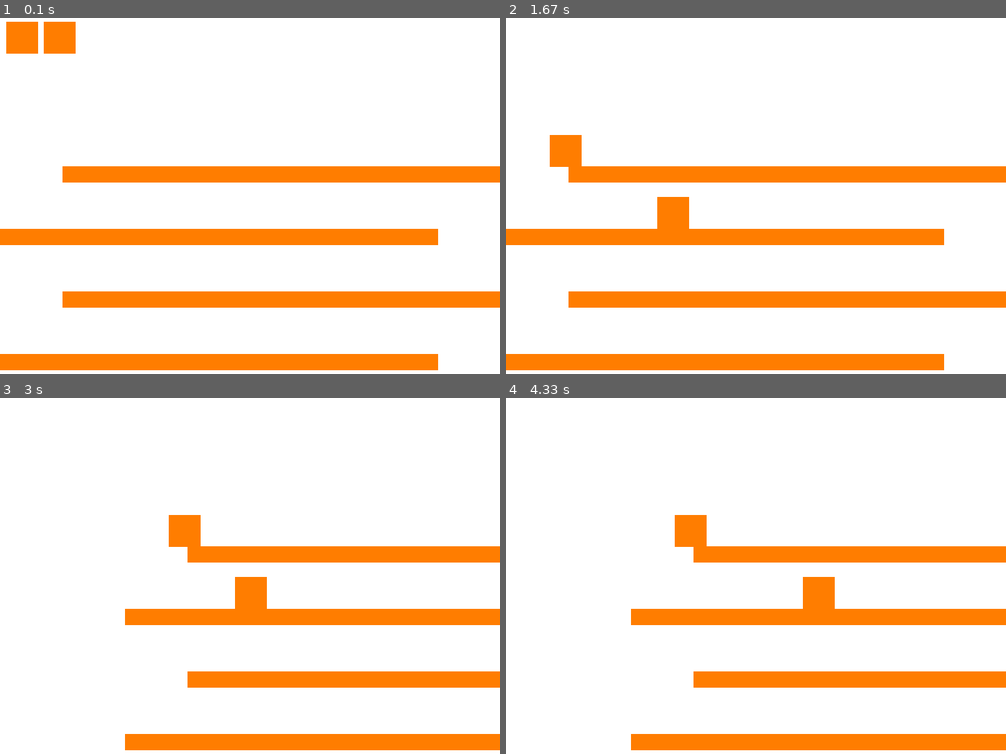
Above: before the commit, frames 1-4 (two rows, left to right).
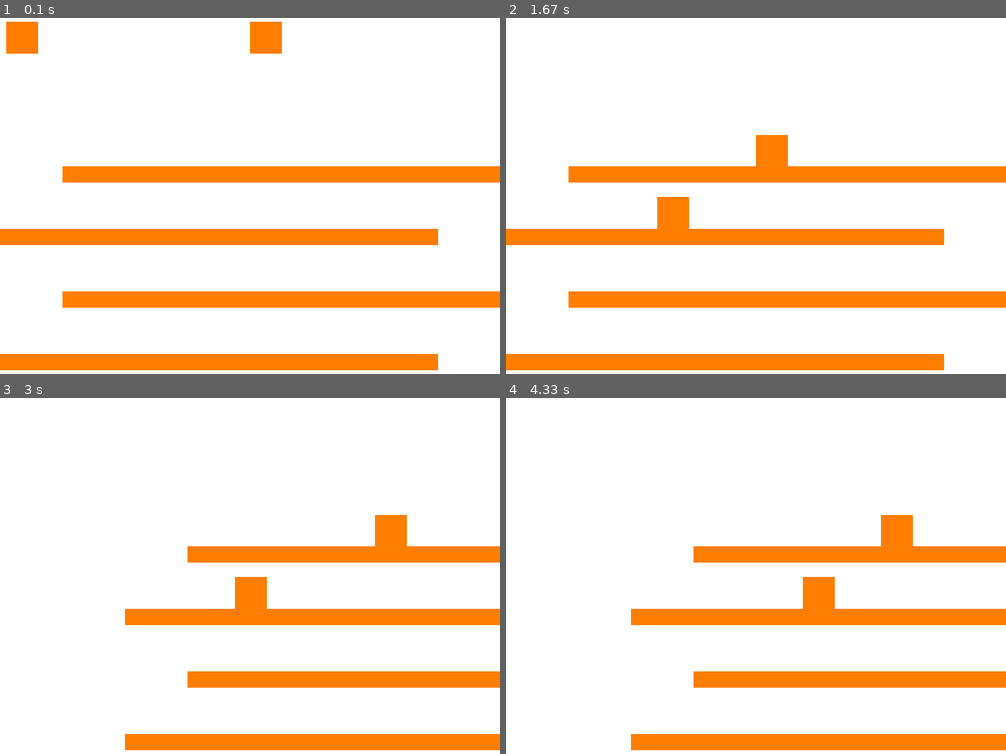
Above: after the commit, the same moments.

Repository: NeoZett-School/Python-Rectangle
Game: pygame game, started from scroll_test.py
Two runs of this game, one before a commit and one after it. Both use one fixed random seed, a clock stepped at 60 frames per second and the inputs below.
Inputs:
- Up to frame 1 (0.1 s): no input
- Up to frame 2 (1.67 s): hold D 0.33-0.8 s; hold D 0.83-1.3 s; hold A from 1.33 s (still down)
- Up to frame 3 (3 s): release A at 1.87 s; hold A 1.9-2.3 s; hold D 2.33-2.97 s
- Up to frame 4 (4.33 s): hold A 3-3.47 s; hold D 3.5-3.97 s; hold D from 4 s (still down)

The runs differ from the first frame. In frame 1, 1.1% of the frame differs, in the area x 8-57%, y 1-11%; in frame 2, 1.1%; in frame 3, 1.1%; in frame 4, 1.1%.

Commit message:
I improved the scroll example even further.

Diff:
--- a/scroll_test.py
+++ b/scroll_test.py
@@ -28,7 +28,7 @@
 
 movable_box = rtngle_phys_premade.Box(
     surface = screen,
-    rect = Rect(70, 10, 50, 50),
+    rect = Rect(WIDTH//2, 10, 50, 50),
     color = ORANGE,
     grid = grid,
 )
